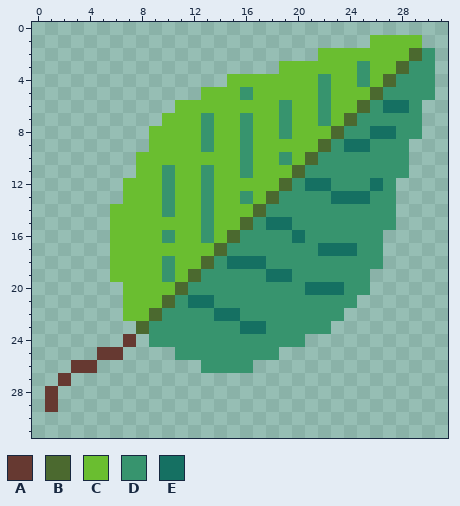
Edited in one commit: pixel-art sprite (Global_gamejam_2020/Assets/Image/leaf_pixel.png). Above is the file before it was changed.
The file is 32x32 pixels.
Palette (. is transparent): A #663931  B #4b692f  C #6abe30  D #37946e  E #157062
Pixels before, first column x 1:
 1 .........................CCCC.
 2 .....................CCCCCCCBD
 3 ..................CCCCCCDCCBDD
 4 ..............CCCCCCCDCCDCBDDD
 5 ............CCCDCCCCCDCCCBDDDD
 6 ..........CCCCCCCCDCCDCCBDEED.
 7 .........CCCDCCDCCDCCDCBDDDDD.
 8 ........CCCCDCCDCCDCCCBDDEEDD.
 9 ........CCCCDCCDCCCCCBDEEDDD..
10 .......CCCCCCCCDCCDCBDDDDDDD..
11 .......CCDCCDCCDCCCBDDDDDDDD..
12 ......CCCDCCDCCCCCBDEEDDDED...
13 ......CCCDCCDCCDCBDDDDEEEDD...
14 .....CCCCDCCDCCCBDDDDDDDDDD...
15 .....CCCCCCCDCCBDEEDDDDDDDD...
16 .....CCCCDCCDCBDDDDEDDDDDD....
17 .....CCCCCCCCBDDDDDDDEEEDD....
18 .....CCCCDCCBDEEEDDDDDDDDD....
19 .....CCCCDCBDDDDDEEDDDDDD.....
20 ......CCCCBDDDDDDDDDEEEDD.....
21 ......CCCBDEEDDDDDDDDDDD......
22 ......CCBDDDDEEDDDDDDDD.......
23 .......BDDDDDDDEEDDDDD........
24 ......A.DDDDDDDDDDDD..........
25 ....AA....DDDDDDDD............
26 ..AA........DDDD..............
27 .A............................
28 A.............................
29 A.............................
Once edited:
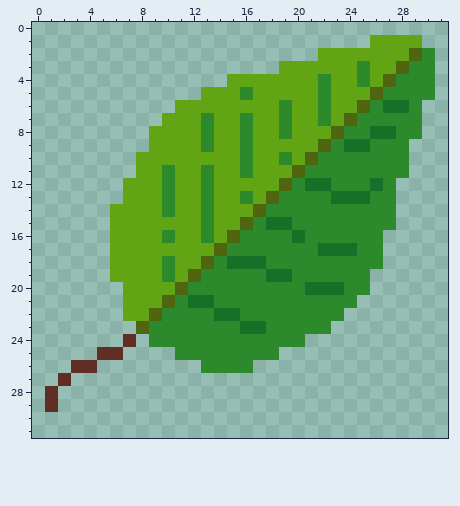
The edit:
{"colour":"A","old":"#663931","new":"#602e25"}
{"colour":"B","old":"#4b692f","new":"#4f6510"}
{"colour":"C","old":"#6abe30","new":"#61a514"}
{"colour":"D","old":"#37946e","new":"#2c8a2c"}
{"colour":"E","old":"#157062","new":"#157028"}
{"label":"changed","picture_box":[45,35,435,412]}
